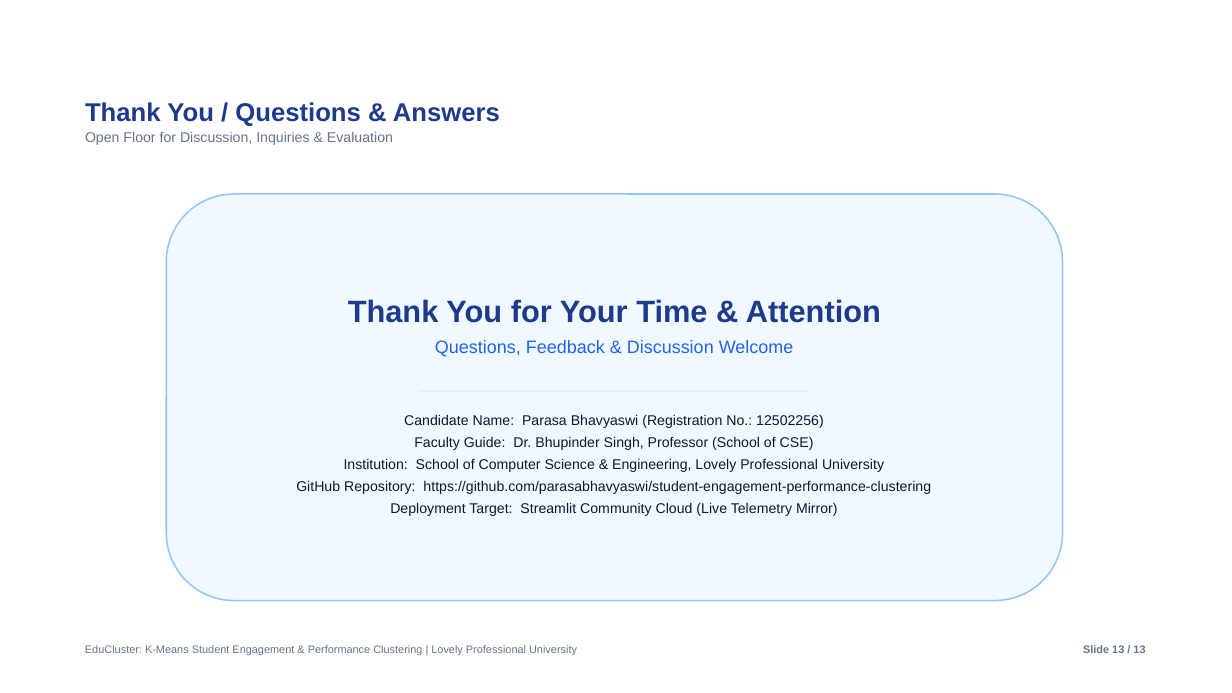
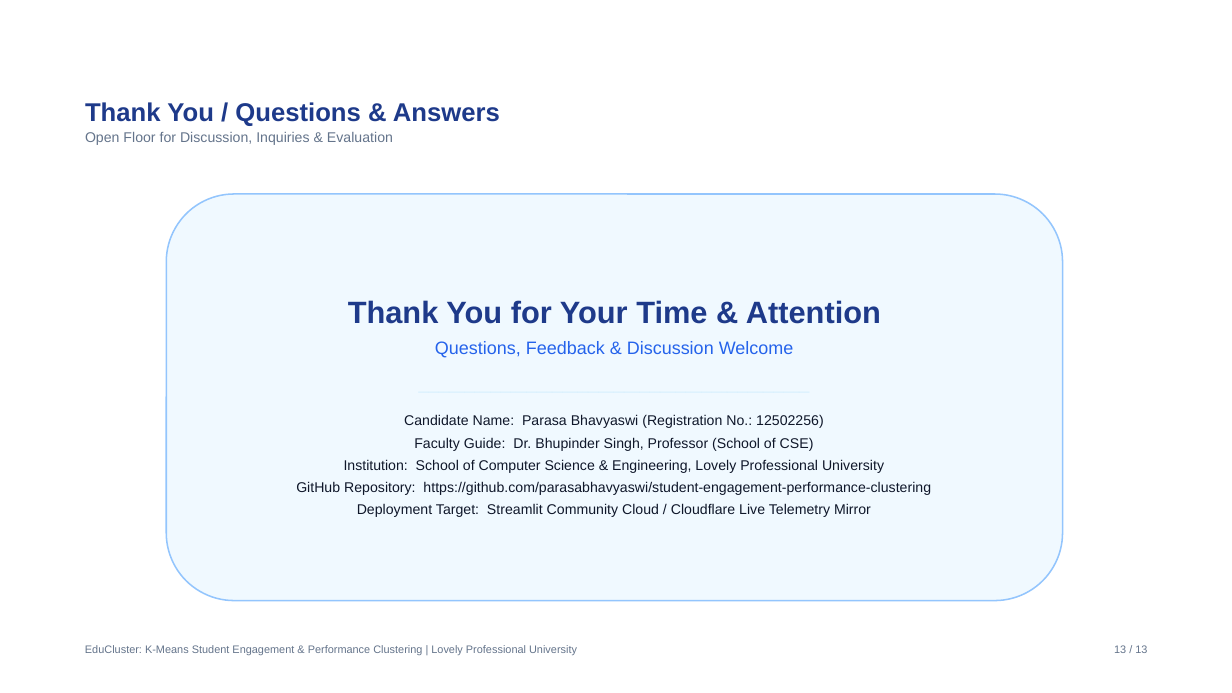
Before and after one commit to parasabhavyaswi/student-engagement-performance-clustering, a slide deck: slide 13 of EduCluster_Presentation.pptx. Drawn at 1232x693 pixels with LibreOffice and Linux fonts; fonts in the diff are those of the drawing; background and template pictures are left out. Boxes give left, top, right and bottom in pixels: in the first picture for what was removed or moved away, otherwise in the second. Text is boxed around its words. In the diff, an @@ line names an element or a change of style, - is before the commit and + after.

```diff
--- a/EduCluster_Presentation.pptx
+++ b/EduCluster_Presentation.pptx
@@ text in rounded rectangle at [357,503,871,517]: text changed @@
-Deployment Target: Streamlit Community Cloud (Live Telemetry Mirror)
+Deployment Target: Streamlit Community Cloud / Cloudflare Live Telemetry Mirror
@@ text at [1114,645,1147,653]: text changed; bold off @@
-Slide 13 / 13
+13 / 13
```
Also in this commit, not shown: 12 other slides changed, 1 other file.
